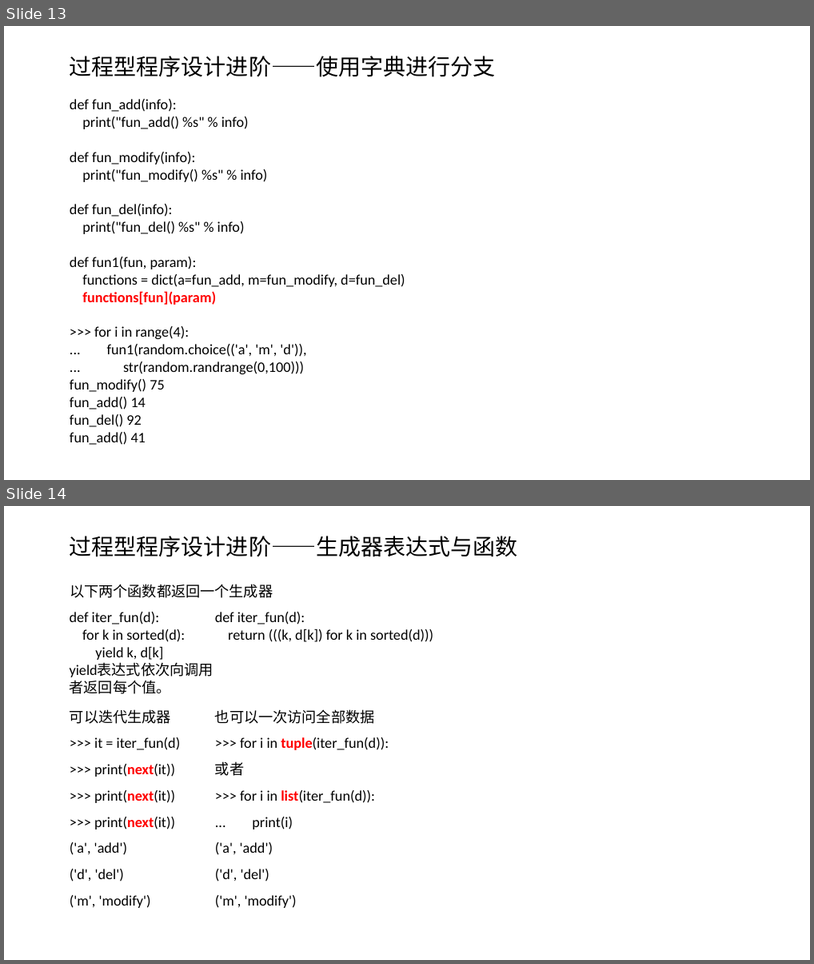
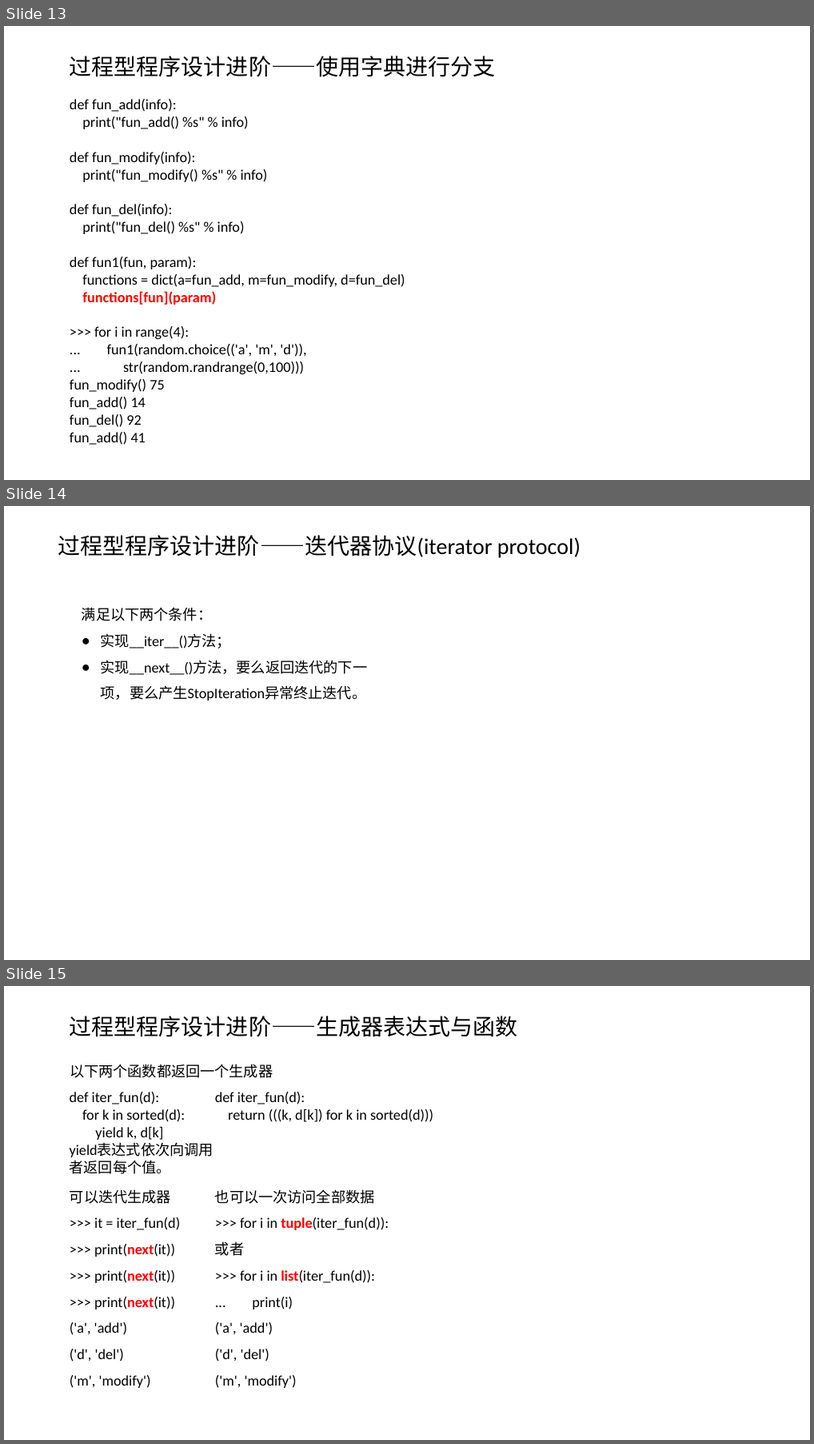
Before and after one commit to gmth7788/python_intro, a slide deck: python_intro_2.ppt. Shown one above the other, each under a label of ours: slides 13 and 14 before the commit, slides 13, 14 and 15 after it. The pictures are 814x964 and 814x1444 pixels, drawn with LibreOffice and Linux fonts; fonts in the diff are those of the drawing; background and template pictures are left out. Boxes give left, top, right and bottom in pixels: in the first picture for what was removed or moved away, otherwise in the second. Text is boxed around its words. In the diff, an @@ line names an element or a change of style, - is before the commit and + after.

```diff
--- a/python_intro_2.ppt
+++ b/python_intro_2.ppt
@@ slide 14 added at box(4, 506, 810, 960), background #FFFFFF @@
@@ text added at box(58, 535, 581, 558), 20 pt, text #000000 @@
+过程型程序设计进阶——迭代器协议(iterator protocol)
@@ text added at box(82, 607, 368, 700), 13 pt, text #000000 @@
+满足以下两个条件：
+● 实现__iter__()方法；
+● 实现__next__()方法，要么返回迭代的下一项，要么产生StopIteration异常终止迭代。
@@ what was slide 14 is now slide 15 @@
```
Also in this commit, not shown: 2 other files.
